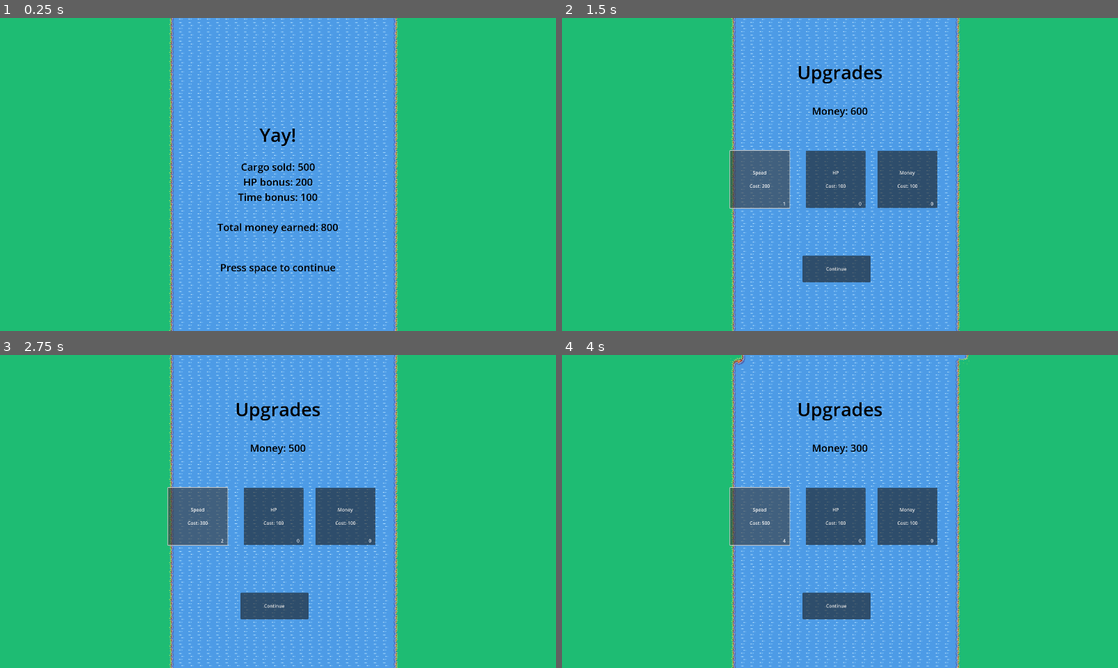
Above: before the commit, frames 1-4 (two rows, left to right).
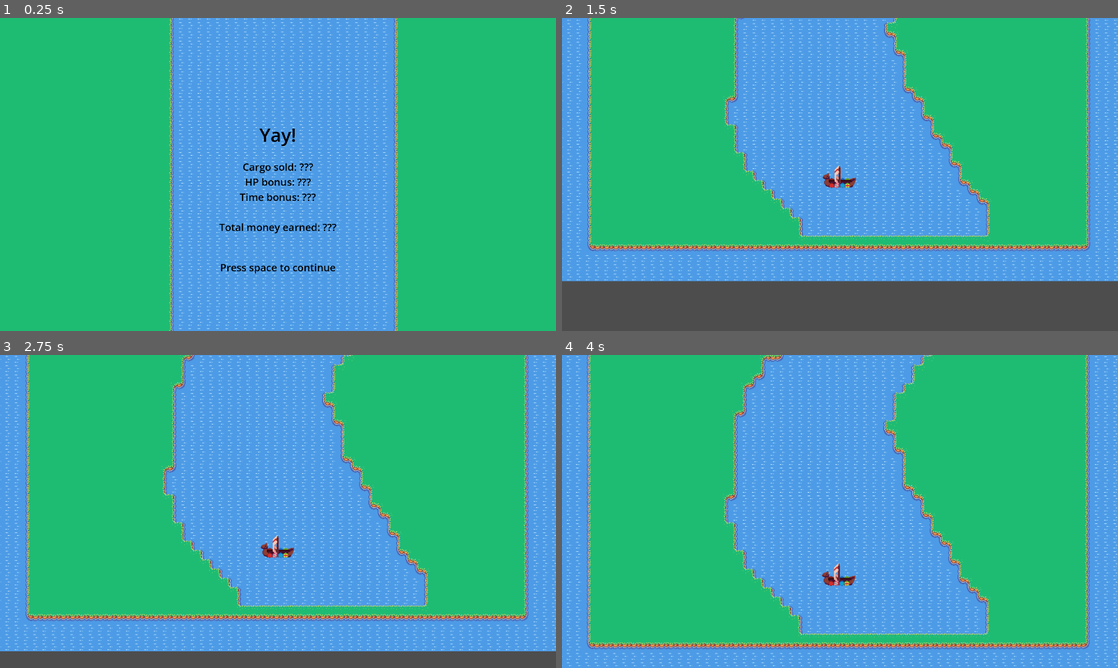
Above: after the commit, the same moments.

Repository: leonblum1208/nl_game_jam_3
Game: Godot game, scene res://scenes/ui/BetweenLevelsMenu.tscn
The game is run twice, just before and just after one commit, with the same random seed, the same clock (stepped at 60 frames per second) and the same inputs. This scene is started directly instead of the project's main scene.
Inputs (mouse positions are in pixels of both pictures, inside the frame that each line leads up to):
- Up to frame 1 (0.25 s): no input
- Up to frame 2 (1.5 s): tap Space (ui_select) at 0.5, 0.6, 0.77, 1.07 s; hold Right (ui_right) 0.53-1.25 s; click "Speed Cost: 100" (after the commit: "Continue") at 1.25 s
- Up to frame 3 (2.75 s): click (200, 517) at 2 s, where only the run before the commit has a clickable "Speed Cost: 200"
- Up to frame 4 (4 s): click (762, 517) at 2.75 s, where only the run before the commit has a clickable "Speed Cost: 300"; click (762, 517) at 3.5 s, where only the run before the commit has a clickable "Speed Cost: 400"

The runs differ from the first frame. In frame 1, 0.9% of the frame differs, in the area x 39-61%, y 46-69%; in frame 2, 49%, in the area x 0-100%, y 0-100%; in frame 3, 42%; in frame 4, 37%.

Commit message:
between levels menu

Diff:
--- a/scenes/characters/ship.gd
+++ b/scenes/characters/ship.gd
@@ -34,7 +34,6 @@
 	var rel_distance_vec = diff_vec/cos(angle_diff_to_camera)
 	var dist_length = rel_distance_vec.length()
 	var speed_up
-	print_debug(dist_length)
 	if abs(angle_diff_to_camera) <= PI/2:
 		speed_up = min((dist_length / 200) + 1, 2)
 	else:
--- a/scenes/globals/Audio.gd
+++ b/scenes/globals/Audio.gd
@@ -32,7 +32,7 @@
 	$SfxPlayer.play()
 
 
-func _process(delta: float) -> void:
+func _process(_delta: float) -> void:
 	if (Input.is_action_just_pressed("mute")):
 		$MusicPlayer.volume_db = -10 if is_muted() else -80
 		$SfxPlayer.volume_db = 0 if is_muted() else -80
--- a/scenes/globals/GameState.gd
+++ b/scenes/globals/GameState.gd
@@ -1,7 +1,7 @@
 extends Node
 
 var levelsCompleted = []
-var money = 700
+var money = 0
 
 var health:float = 100:
 	set(value):
@@ -15,20 +15,23 @@
 
 signal game_state_update
 
-func print_game_state() -> void:
+func print_game_state() -> void: #debugging
 	print("GAME STATE:")
+	print("Current health: %d" % [health])
 	print("money: %d, levels completed: %d, upgrades: %s" % [money, levelsCompleted.size(), upgrades])
 	print("")
 
 
 func complete_level(moneyEarned: int, hp: int, seconds_under_par: int) -> void:
-	levelsCompleted.append(CompletedLevel.new(moneyEarned, hp * 50, seconds_under_par * 10))
-	money += moneyEarned
+	var multiplier = upgrades.get("Money") + 1
+	var level = CompletedLevel.new(moneyEarned, hp, seconds_under_par, upgrades.get("Money"))
+	levelsCompleted.append(level)
+	money += level.total_money
 	emit_signal("game_state_update")
 
 func buy_upgrade(upgrade_name: String):
-	if (money > upgrades.get(upgrade_name)):
-		money -= 100
+	if (money >= get_upgrade_price(upgrade_name)):
+		money -= get_upgrade_price(upgrade_name)
 		upgrades.set(upgrade_name, upgrades.get(upgrade_name) + 1)
 		Audio.play_sfx(Audio.sfx.MONEY)
 		emit_signal("game_state_update")
@@ -36,13 +39,23 @@
 func get_upgrade_price(upgrade_name: String) -> int:
 	return 100 + 100 * upgrades.get(upgrade_name)
 
+func get_last_completed_level() -> CompletedLevel:
+	if (levelsCompleted.size() == 0):
+		return null
+	return levelsCompleted.get(levelsCompleted.size() - 1)
+
 class CompletedLevel:
-	var money_earned: int
+	var cargo_money: int
 	var hp_bonus: int
 	var time_bonus: int
+	var upgrade_multiplier: int
+	var total_money: int
 
 	# Constructor to initialize the properties
-	func _init(money_earned: int, hp_bonus: int, time_bonus: int) -> void:
-		self.money_earned = money_earned
-		self.hp_bonus = hp_bonus
-		self.time_bonus = time_bonus
+	func _init(_cargo_money: int, hp: int, seconds_under_par: int, upgrade_level: int) -> void:
+		self.cargo_money = _cargo_money
+		self.hp_bonus = hp
+		self.time_bonus = seconds_under_par
+		self.upgrade_multiplier = upgrade_level + 1
+		print(self.cargo_money)
+		self.total_money = (self.cargo_money + self.hp_bonus + self.time_bonus) * self.upgrade_multiplier
--- a/scenes/ui/BetweenLevelsMenu.tscn
+++ b/scenes/ui/BetweenLevelsMenu.tscn
@@ -16,7 +16,6 @@
 position = Vector2(-1262, -589)
 
 [node name="Summary" type="CanvasLayer" parent="."]
-visible = false
 
 [node name="Title" type="Label" parent="Summary"]
 anchors_preset = 15
@@ -31,7 +30,7 @@
 text = "Yay!"
 horizontal_alignment = 1
 
-[node name="Money earned" type="Label" parent="Summary"]
+[node name="MoneySummary" type="Label" parent="Summary"]
 anchors_preset = 15
 anchor_right = 1.0
 anchor_bottom = 1.0
@@ -41,11 +40,11 @@
 grow_vertical = 2
 theme_override_colors/font_color = Color(0, 0, 0, 1)
 theme_override_font_sizes/font_size = 35
-text = "Cargo sold: 500
-HP bonus: 200
-Time bonus: 100
+text = "Cargo sold: ???
+HP bonus: ???
+Time bonus: ???
 
-Total money earned: 800"
+Total money earned: ???"
 horizontal_alignment = 1
 
 [node name="Continue" type="Label" parent="Summary"]
@@ -62,6 +61,7 @@
 horizontal_alignment = 1
 
 [node name="Upgrades" type="CanvasLayer" parent="."]
+visible = false
 
 [node name="Title" type="Label" parent="Upgrades"]
 anchors_preset = 15
--- a/scenes/ui/between_levels_menu.gd
+++ b/scenes/ui/between_levels_menu.gd
@@ -7,6 +7,7 @@
 func _ready() -> void:
 	Audio.play_menu_music()
 	$Summary.visible = true
+	render_summary()
 	$Upgrades.visible = false
 	GameState.game_state_update.connect(Callable(self, "_on_game_state_update"))
 	$Upgrades/HP.pressed.connect(Callable(func():
@@ -28,11 +29,26 @@
 	$Upgrades/MoneyText.text = "Money: %d" % [GameState.money]
 	render_upgrades()
 
+func render_summary() -> void:
+	var last_level_completed = GameState.get_last_completed_level()
+	if (last_level_completed == null):
+		printerr("last_level_completed is null, can't show summary")
+		return
+	var txt = "Cargo sold: %d" % [last_level_completed.cargo_money]
+	txt += "\nHealth bonus: %d" % [last_level_completed.hp_bonus]
+	txt += "\nTime bonus: %d" % [last_level_completed.time_bonus]
+	if last_level_completed.upgrade_multiplier > 1:
+		txt += "\nMultiplier: x%d" % [last_level_completed.upgrade_multiplier]
+	txt += "\n\nTotal money earned: %d" % [last_level_completed.total_money]
+	$Summary/MoneySummary.text = txt
+
+
 func render_upgrades() -> void:
 	for upgrade_name in GameState.upgrades.keys():
 		var button: Button = get_node("Upgrades/"+upgrade_name)
 		button.text = "%s\n\nCost: %d" % [upgrade_name, GameState.get_upgrade_price(upgrade_name)]
 		button.get_child(0).text = str(GameState.upgrades.get(upgrade_name))
+		button.disabled = GameState.money < GameState.get_upgrade_price(upgrade_name)
 
 func _process(delta: float) -> void:
 	blink_timer += delta
Not shown, changed: scenes/objects/river_land_2.tscn
